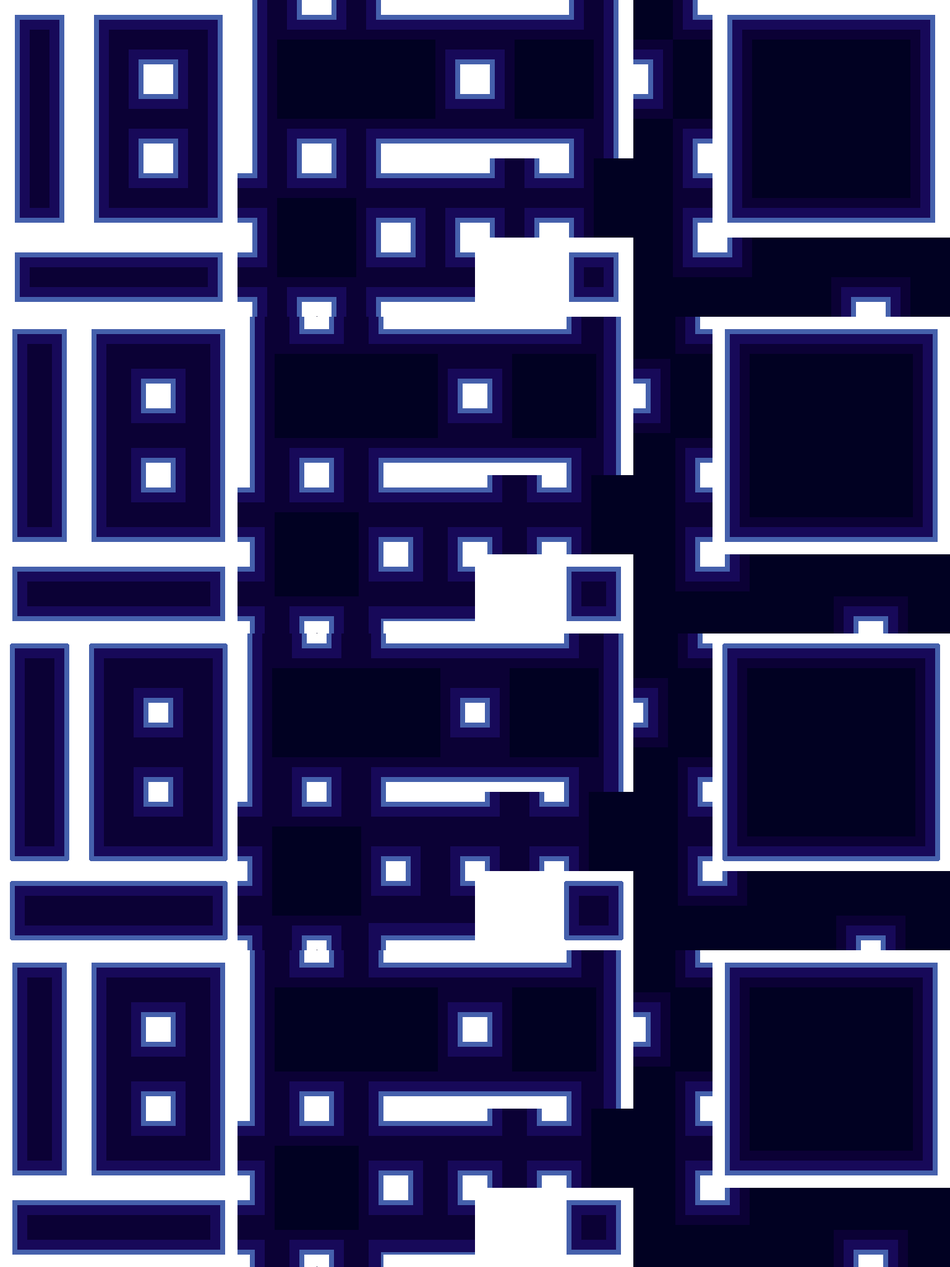
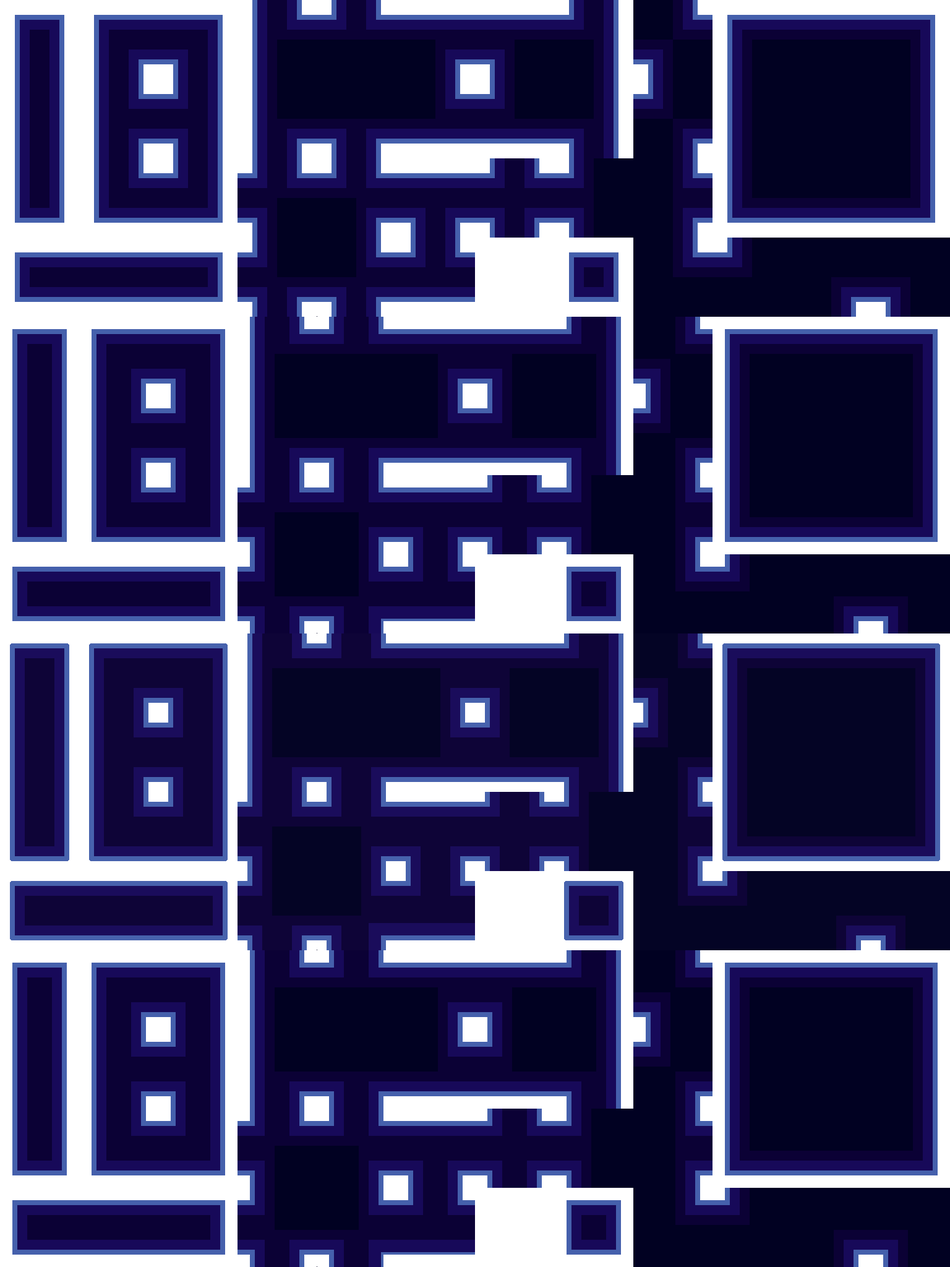
Two versions of the same layered image (950×1267). Layer-by-layer changes:
hid "Paint Layer 1 Merged", painted on it over bbox(14, 316, 950, 1109)
"water3": opacity 100% → 99%, painted on it over bbox(14, 633, 950, 1109)
painted on "water2" over bbox(14, 316, 950, 1109)
painted on "water1" over bbox(603, 316, 607, 357)
